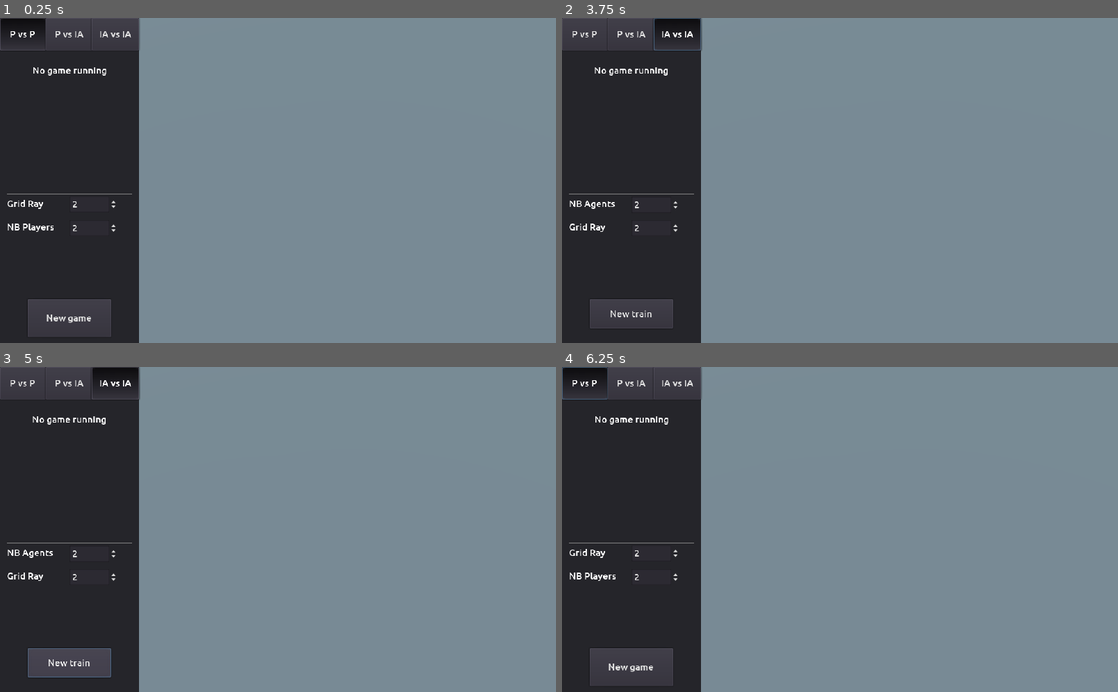
Above: before the commit, frames 1-4 (two rows, left to right).
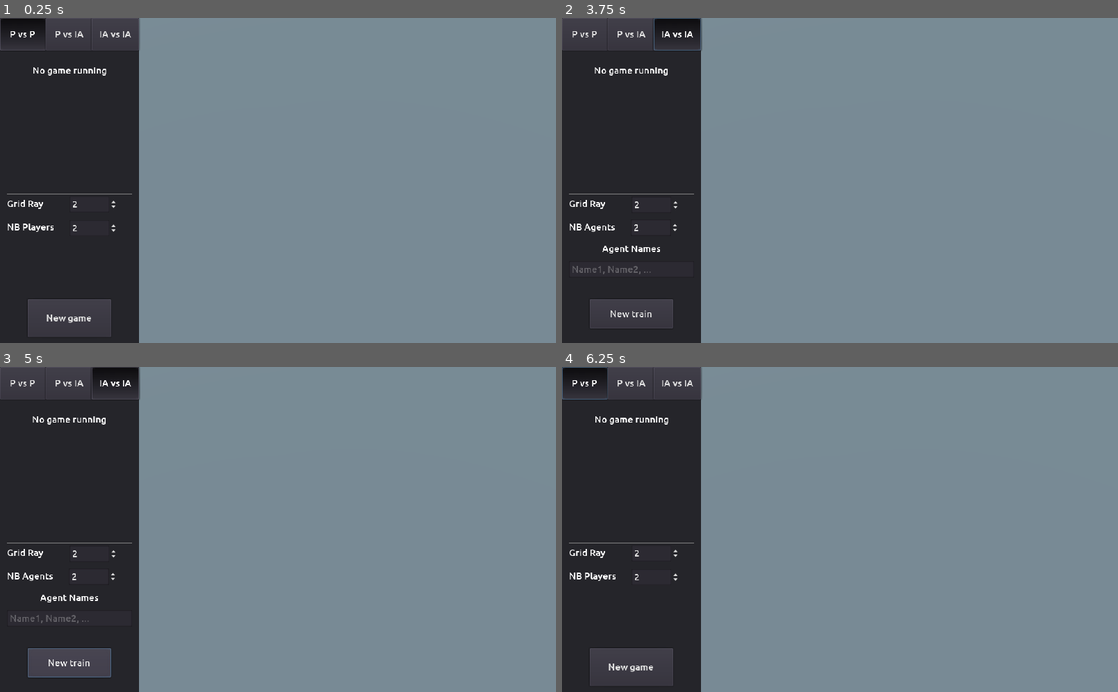
Above: after the commit, the same moments.

Repository: Naowak/Kothrak
Game: Godot game, scene res://Scenes/Main.tscn
Two runs of this game, one before a commit and one after it. Both use one fixed random seed, a clock stepped at 60 frames per second and the inputs below.
Inputs:
- Up to frame 1 (0.25 s): no input
- Up to frame 2 (3.75 s): click "New game" at 0.5 s; click "New game" at 1.25 s; click "P vs P" at 2 s; click "P vs IA" at 2.75 s; click "IA vs IA" at 3.5 s
- Up to frame 3 (5 s): click "New train" at 4.25 s
- Up to frame 4 (6.25 s): click "New train" at 5 s; click "P vs P" at 5.75 s

The runs differ from the first frame. In frame 1, less than 0.1% of the frame differs, in the area x 4-24%, y 4-65%; in frame 2, 0.4%, in the area x 1-24%, y 4-79%; in frame 3, 0.4%; in frame 4, less than 0.1%.

Commit message:
Agent names ok, time to solve bugs

Diff:
--- a/gui/Scenes/Main.tscn
+++ b/gui/Scenes/Main.tscn
@@ -349,9 +349,13 @@
 
 [node name="SpinBox_nbagents" type="SpinBox" parent="Panel/Control_IAvIA"]
 anchor_left = 0.5
-anchor_top = 0.5
-anchor_right = 0.85
-anchor_bottom = 0.55
+anchor_top = 0.58
+anchor_right = 0.85
+anchor_bottom = 0.63
+margin_left = -1.10803
+margin_top = -1.10803
+margin_right = -1.10803
+margin_bottom = 1.89194
 min_value = 1.0
 max_value = 4.0
 value = 2.0
@@ -361,9 +365,9 @@
 
 [node name="Label_nbagents" type="Label" parent="Panel/Control_IAvIA"]
 anchor_left = 0.05
-anchor_top = 0.5
-anchor_right = 0.45
-anchor_bottom = 0.55
+anchor_top = 0.58
+anchor_right = 0.45
+anchor_bottom = 0.63
 margin_left = 0.2
 margin_right = -0.199997
 text = "NB Agents"
@@ -374,9 +378,9 @@
 
 [node name="SpinBox_gridray" type="SpinBox" parent="Panel/Control_IAvIA"]
 anchor_left = 0.5
-anchor_top = 0.58
-anchor_right = 0.85
-anchor_bottom = 0.63
+anchor_top = 0.5
+anchor_right = 0.85
+anchor_bottom = 0.55
 min_value = 1.0
 max_value = 4.0
 value = 2.0
@@ -386,9 +390,9 @@
 
 [node name="Label_gridray" type="Label" parent="Panel/Control_IAvIA"]
 anchor_left = 0.05
-anchor_top = 0.58
-anchor_right = 0.45
-anchor_bottom = 0.63
+anchor_top = 0.5
+anchor_right = 0.45
+anchor_bottom = 0.55
 margin_right = 7.62939e-06
 text = "Grid Ray"
 valign = 1
@@ -422,3 +426,26 @@
 __meta__ = {
 "_edit_use_anchors_": false
 }
+
+[node name="Label" type="Label" parent="Panel/Control_IAvIA"]
+anchor_left = 0.05
+anchor_top = 0.66
+anchor_right = 0.95
+anchor_bottom = 0.71
+text = "Agent Names"
+align = 1
+__meta__ = {
+"_edit_use_anchors_": false
+}
+
+[node name="LineEditAgentNames" type="LineEdit" parent="Panel/Control_IAvIA"]
+anchor_left = 0.05
+anchor_top = 0.72
+anchor_right = 0.95
+anchor_bottom = 0.77
+margin_bottom = 3.0
+placeholder_text = "Name1, Name2, ..."
+placeholder_alpha = 0.3
+__meta__ = {
+"_edit_use_anchors_": false
+}
--- a/gui/Scripts/HTTPRequest.gd
+++ b/gui/Scripts/HTTPRequest.gd
@@ -44,18 +44,21 @@
 
 	elif mode == 'IAvIA':
 		var nb_agents = $"../Panel/Control_IAvIA/SpinBox_nbagents".value
-		var grid_ray = $"../Panel/Control_PvIA/SpinBox_gridray".value
+		var grid_ray = $"../Panel/Control_IAvIA/SpinBox_gridray".value
+		var names = $'../Panel/Control_IAvIA/LineEditAgentNames'.text.replace(' ', '')
 		if nb_agents > 4:
 			print('Error: you ask for more than 4 players.')
 			return
+		if len(names.split(',')) != nb_agents:
+			print(nb_agents, 'agents were ask but only', len(names.split(',')), 'names are given.')
+			return
 		params += 'nb_agents=' + str(nb_agents)
 		params += '&grid_ray=' + str(grid_ray)
+		params += '&agent_names=' + names
 		Utils.NB_PERSON = 0
 		Utils.NB_AGENTS = nb_agents
 		# warning-ignore:return_value_discarded
 		request("http://127.0.0.1:5000/train?" + params)
-
-	print(params)
 
 
 # Request play to the server
--- a/gui/Scripts/Main.gd
+++ b/gui/Scripts/Main.gd
@@ -182,8 +182,6 @@
 		for _i in range(Utils.NB_AGENTS):
 			players_kind += ['IA']
 
-	print(players_kind)
-
 
 # Update logs corresponding to MODE
 func _update_logs(_gid, _status, _player_id, _step):
--- a/gui/Scripts/Panel.gd
+++ b/gui/Scripts/Panel.gd
@@ -1,4 +1,6 @@
 extends Panel
+
+var training_agents = []
 
 # Called when the node enters the scene tree for the first time.
 func _ready():
Not shown, changed: api/API.py
Not shown, changed: dqn/Trainer.py
